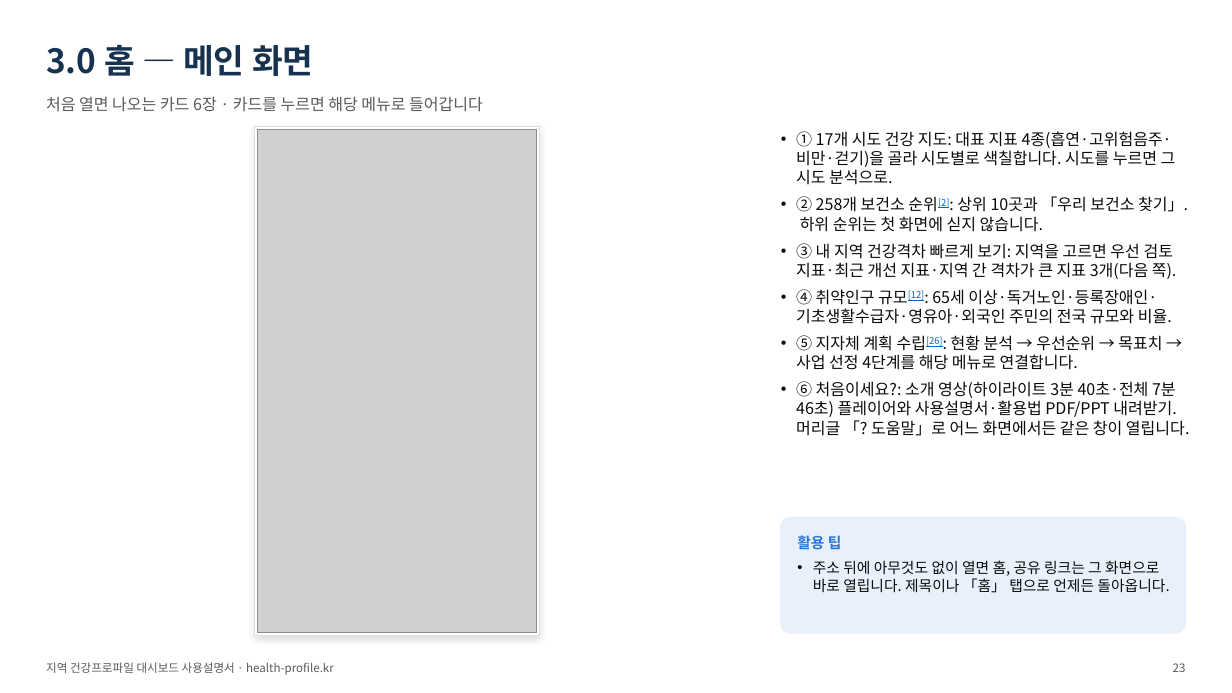
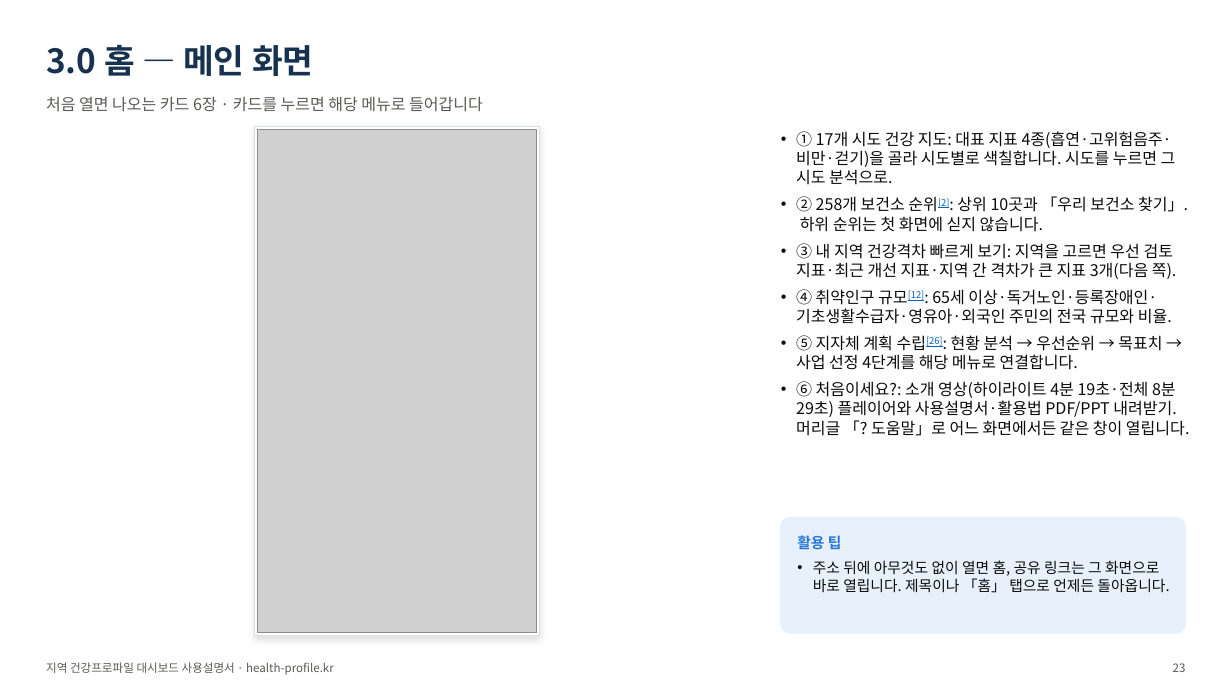
Before and after one commit to soonryu74/soonryu74.github.io, a slide deck: slide 23 of health-dashboard/docs/지역건강프로파일_대시보드_사용설명서_v1.pptx. Drawn at 1232x693 pixels with LibreOffice and Linux fonts; fonts in the diff are those of the drawing; grey boxes stand for pictures. Boxes give left, top, right and bottom in pixels: in the first picture for what was removed or moved away, otherwise in the second. Text is boxed around its words. In the diff, an @@ line names an element or a change of style, - is before the commit and + after.

```diff
--- a/health-dashboard/docs/지역건강프로파일_대시보드_사용설명서_v1.pptx
+++ b/health-dashboard/docs/지역건강프로파일_대시보드_사용설명서_v1.pptx
@@ text at box(796, 381, 1190, 436): text changed @@
-• ⑥ 처음이세요?: 소개 영상(하이라이트 3분 40초·전체 7분 46초) 플레이어와 사용설명서·활용법 PDF/PPT 내려받기. 머리글 「? 도움말」로 어느 화면에서든 같은 창이 열립니다.
+• ⑥ 처음이세요?: 소개 영상(하이라이트 4분 19초·전체 8분 29초) 플레이어와 사용설명서·활용법 PDF/PPT 내려받기. 머리글 「? 도움말」로 어느 화면에서든 같은 창이 열립니다.
```
Also in this commit, not shown: 7 other files.
